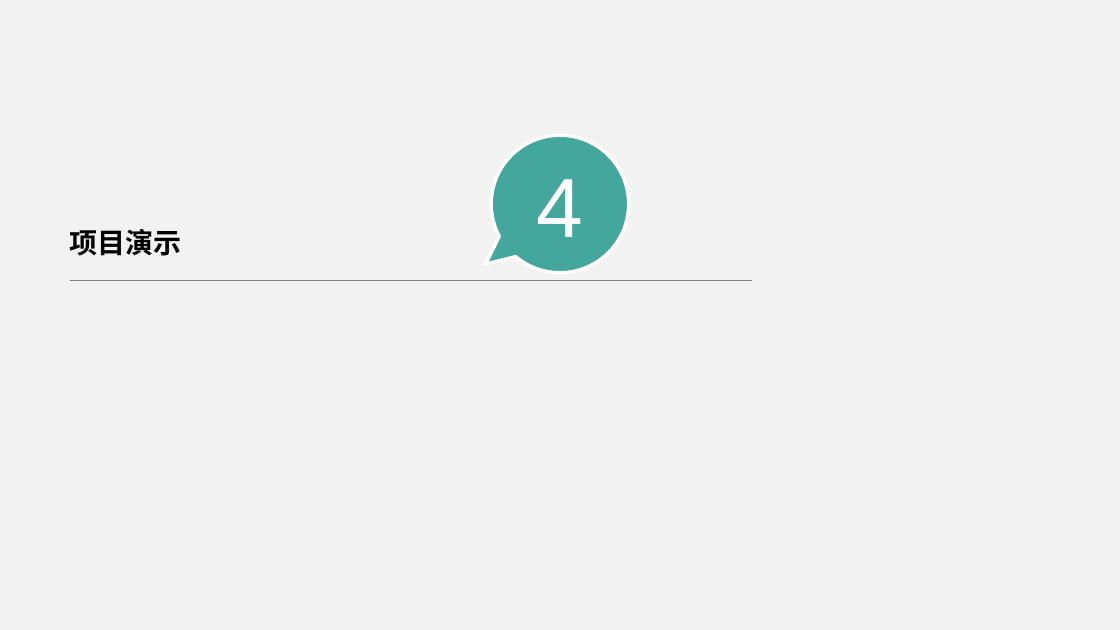
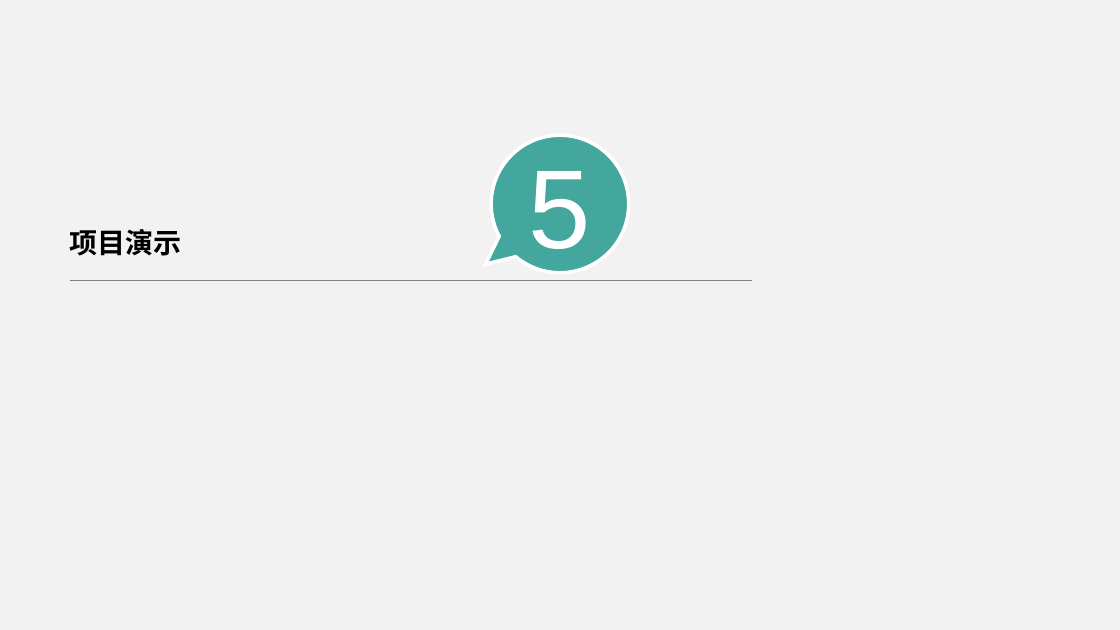
Before and after one commit to scau-tuzi/tiku, a slide deck: slide 17 of doc/prjmgnt/汇报的.pptx (slide 11 before the commit). Drawn at 1120x630 pixels with LibreOffice and Linux fonts; fonts in the diff are those of the drawing; background and template pictures are left out. Boxes give left, top, right and bottom in pixels: in the first picture for what was removed or moved away, otherwise in the second. Text is boxed around its words. In the diff, an @@ line names an element or a change of style, - is before the commit and + after.

```diff
--- a/doc/prjmgnt/汇报的.pptx
+++ b/doc/prjmgnt/汇报的.pptx
@@ text in speech bubble at box(529, 171, 591, 268): text changed; size 72 to 96 pt @@
-4
+5
```
Also in this commit, not shown: 1 other slide changed, 7 slides added.
